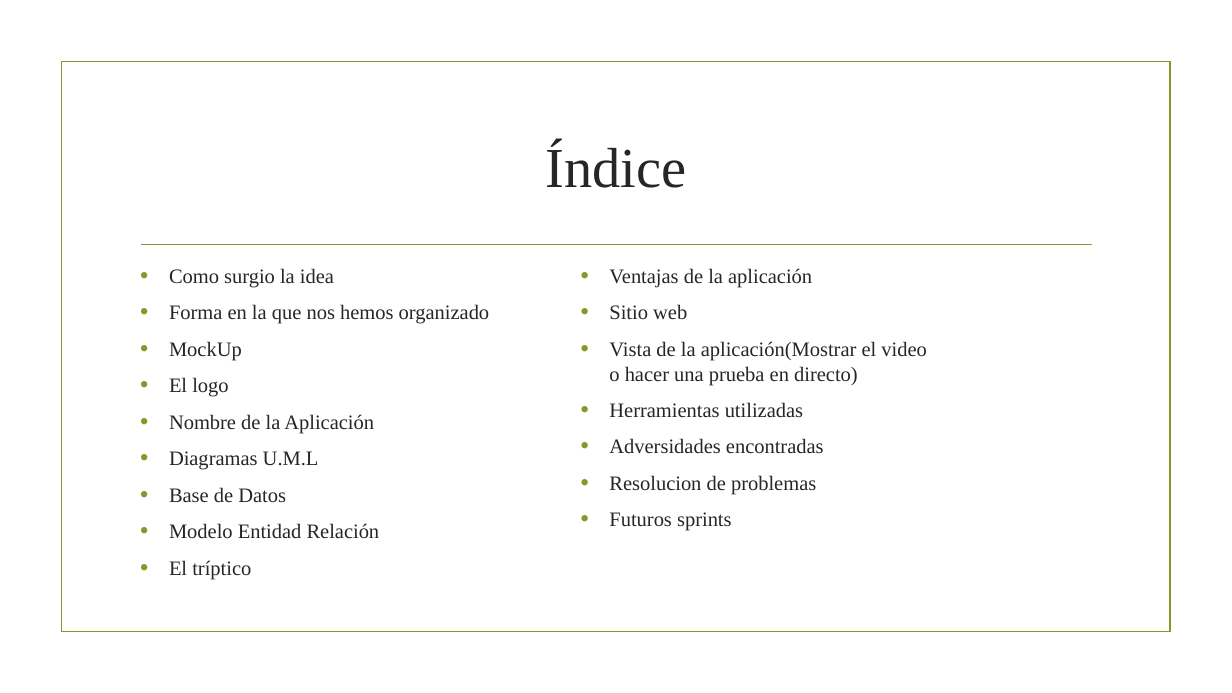
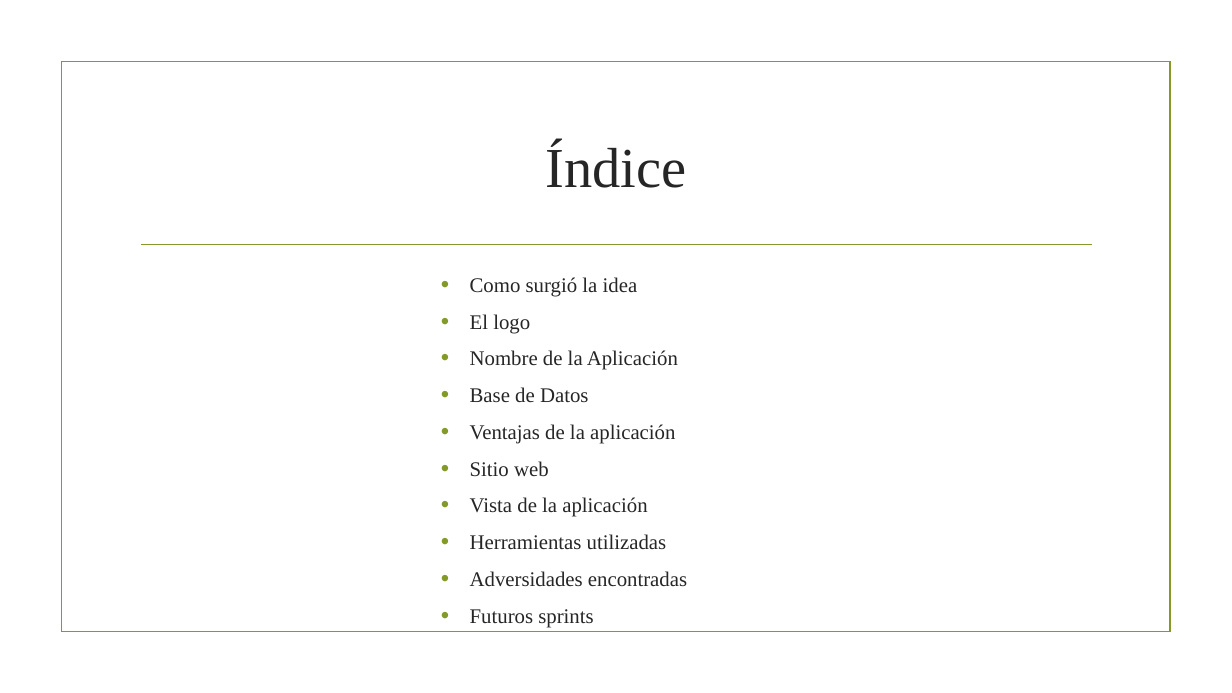
Before and after one commit to HectorSanchezLuque/PIdam2122verde, a slide deck: slide 2 of worktab.pptx. Drawn at 1232x693 pixels with LibreOffice and Linux fonts; fonts in the diff are those of the drawing; background and template pictures are left out. Boxes give left, top, right and bottom in pixels: in the first picture for what was removed or moved away, otherwise in the second. Text is boxed around its words. In the diff, an @@ line names an element or a change of style, - is before the commit and + after.

```diff
--- a/worktab.pptx
+++ b/worktab.pptx
@@ text "Como surgió la idea": place and size @@
-text "Como surgió la idea" at <box>169,268,490,580</box>
+text "Como surgió la idea" at <box>470,277,687,586</box>
@@ text removed at <box>609,268,926,531</box> @@
-• Ventajas de la aplicación
-• Sitio web
-• Vista de la aplicación(Mostrar el video o hacer una prueba en directo)
-• Herramientas utilizadas
-• Adversidades encontradas
-• Resolucion de problemas
-• Futuros sprints
@@ text at <box>470,277,638,297</box>: text changed; size 16 to 16.1 pt @@
-• Como surgio la idea
-• Forma en la que nos hemos organizado
-• MockUp
+• Como surgió la idea
@@ text at <box>470,314,678,402</box>: size 16 to 16.1 pt in "El logo", "Nombre de la Aplicación", "Base de Datos" @@
@@ text at <box>470,424,687,586</box>: text changed; size 16 to 16.1 pt @@
-• Modelo Entidad Relación
-• El tríptico
+• Ventajas de la aplicación
+• Sitio web
+• Vista de la aplicación
+• Herramientas utilizadas
+• Adversidades encontradas
+• Futuros sprints
@@ text at <box>169,451,319,470</box>: paragraph removed @@
-• Diagramas U.M.L
```
Also in this commit, not shown: 5 other slides changed, 6 slides added, 12 slides removed.
